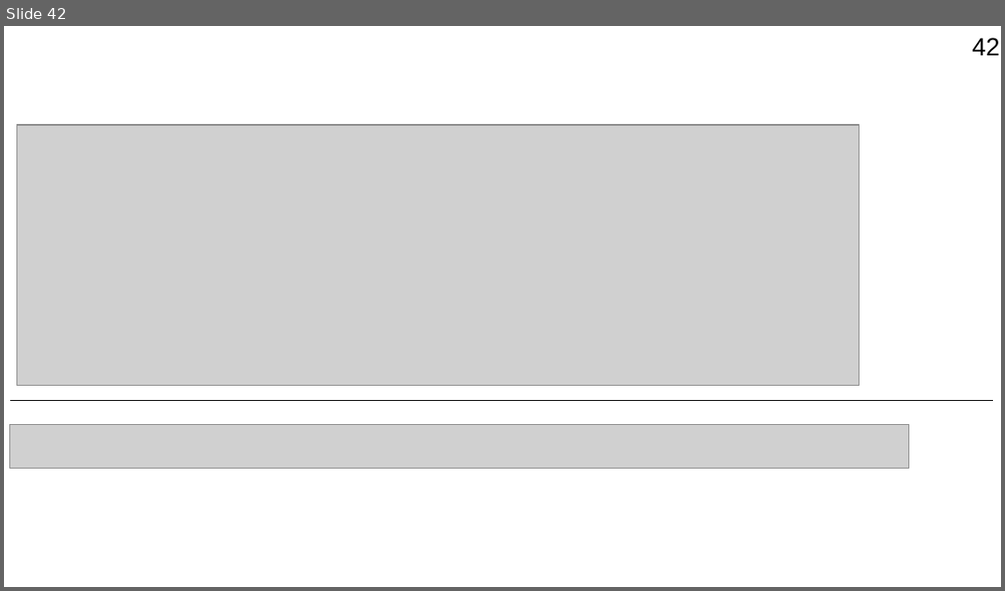
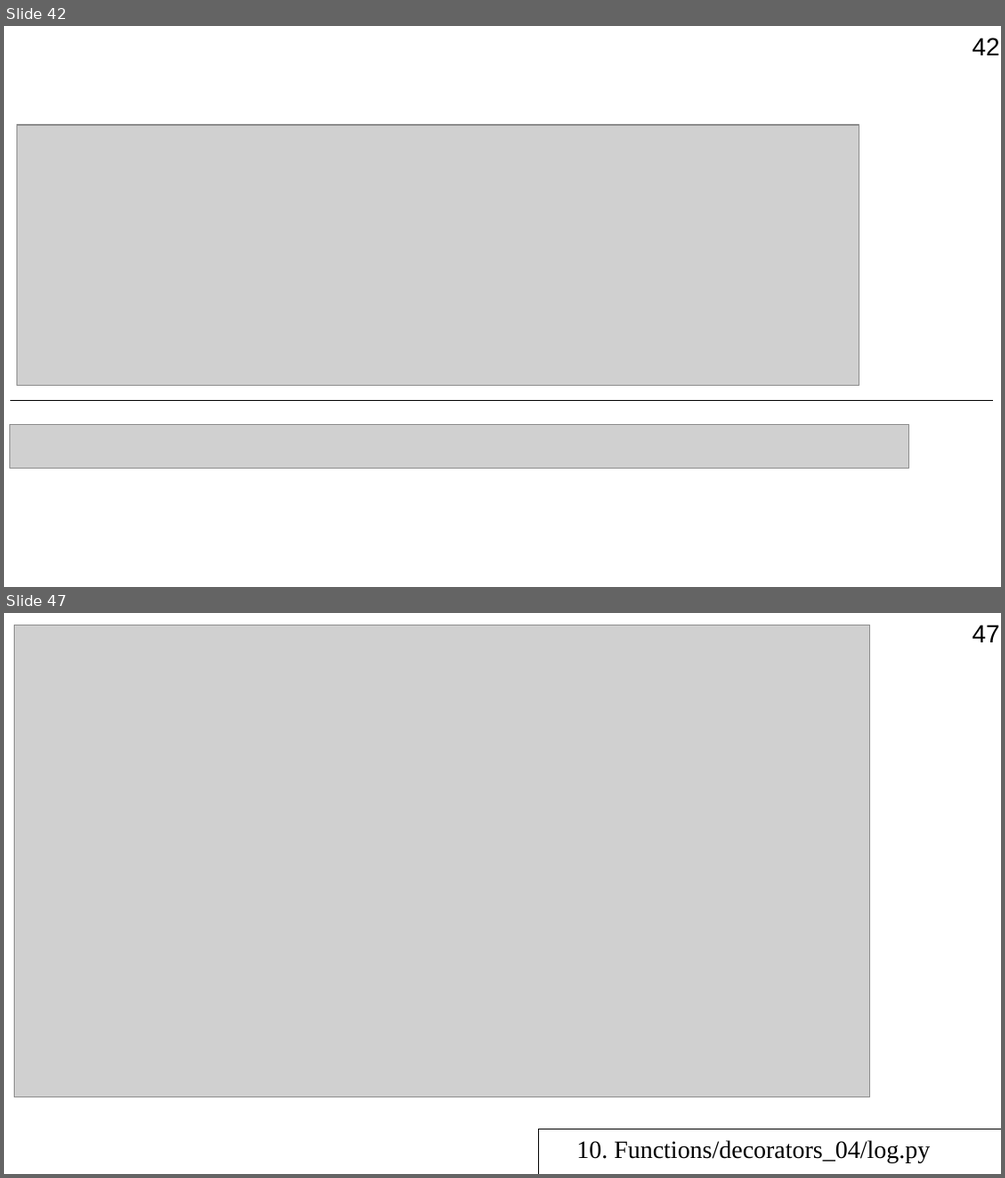
Before and after one commit to Jenyay/python-lectures, a slide deck: presentations/10. Functions.odp. Shown one above the other, each under a label of ours: slide 42 before the commit, slides 42 and 47 after it; the slides between them are not shown. The pictures are 1005x591 and 1005x1178 pixels, drawn with LibreOffice and Linux fonts; fonts in the diff are those of the drawing; grey boxes stand for pictures. Boxes give left, top, right and bottom in pixels: in the first picture for what was removed or moved away, otherwise in the second. Text is boxed around its words. In the diff, an @@ line names an element or a change of style, - is before the commit and + after.

```diff
--- a/presentations/10. Functions.odp
+++ b/presentations/10. Functions.odp
@@ slide 47 added at (4, 613, 1001, 1174), background #FFFFFF; not listed: 1 template element that a slide beside it also shows @@
@@ picture added at (14, 625, 869, 1097) @@
@@ line added from (538, 1128) to (538, 1174), #000000 0 pt @@
@@ line added from (538, 1128) to (1001, 1128), #000000 0 pt @@
@@ text added at (576, 1140, 930, 1163), 18 pt, text #000000 @@
+10. Functions/decorators_04/log.py
```
Also in this commit, not shown: 10 other slides added, 9 other files.
